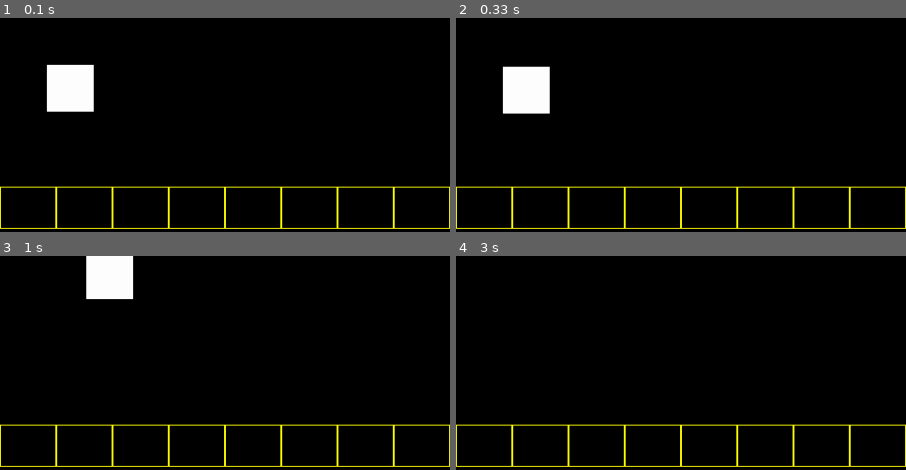
Above: before the commit, frames 1-4 (two rows, left to right).
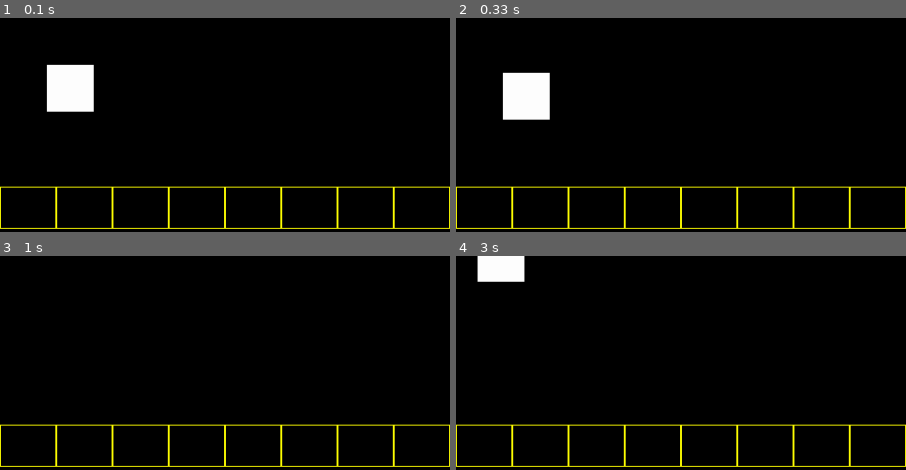
Above: after the commit, the same moments.

Repository: maatheusfp/Pygame-IP
Game: pygame game, started from main.py
Two runs of this game, one before a commit and one after it. Both use one fixed random seed, a clock stepped at 60 frames per second and the inputs below.
Inputs:
- Up to frame 1 (0.1 s): no input
- Up to frame 2 (0.33 s): no input
- Up to frame 3 (1 s): hold Space 0.33-0.8 s; hold Right 0.33-0.8 s
- Up to frame 4 (3 s): hold A 2.33-2.87 s; hold Left from 2.9 s (still down)
The pictures show only the part of the screen within x 0-50%, y 0-50%; the shares and areas given below are measured in that part.

Frame 1 is identical in both runs. In frame 2, 0.7% of the frame differs, in the area x 10-21%, y 22-48%; in frame 3, 2.2%, in the area x 19-30%, y 0-21%; in frame 4, 1.3%.

Commit message:
added new functional keys, changed code structure and clock.tick

Diff:
--- a/character/player.py
+++ b/character/player.py
@@ -2,37 +2,35 @@
 
 class Player():
     def __init__(self, x, y, level):
-        #coordenadas
+        # coordenadas
         self.x = x
         self.y = y
-
-        #movimento
+        # movimento
         self.direcao = pygame.math.Vector2(0,0)
         self.velocidade = 6
         self.gravidade = 0.09
         self.noAr = False
+        # caracteristicas
+        self.rect = pygame.Rect((self.x,self.y),(100,100))
+        # colisao
+        self.posicaoValida = level.posicoesValidas
 
-        #caracteristicas
-        self.rect = pygame.Rect((self.x,self.y),(100,100))
-
-        #colisao
-        self.posicaoValida = level.posicoesValidas
 
     def movimentacao(self):
         velocidadePulo = -6
         """ self.pulando = False """
 
-        if pygame.key.get_pressed()[pygame.K_RIGHT]:
+        if (pygame.key.get_pressed()[pygame.K_RIGHT] or pygame.key.get_pressed()[pygame.K_d]):
             self.direcao.x = 1
 
-        elif pygame.key.get_pressed()[pygame.K_LEFT]:
+        elif pygame.key.get_pressed()[pygame.K_LEFT] or pygame.key.get_pressed()[pygame.K_a]:
             self.direcao.x = -1
 
         else:
             self.direcao.x = 0
 
         #Para não dar um pulo duplo
-        if pygame.key.get_pressed()[pygame.K_SPACE] and not self.noAr:
+        if (pygame.key.get_pressed()[pygame.K_SPACE] or pygame.key.get_pressed()[pygame.K_UP] or pygame.key.get_pressed()[pygame.K_w]) and not self.noAr:
             self.direcao.y = velocidadePulo
             """ self.pulando = True """
 
@@ -40,15 +38,25 @@
             self.y = -velocidadePulo
             self.noAr = True
             self.pulando = False """
+        if pygame.key.get_pressed()[pygame.K_ESCAPE]:
+            pygame.quit()
+            quit()
+
+
+    def new_method(self):
+        return self.x
+
 
     def gravitacao(self):
         self.direcao.y += self.gravidade
         self.rect.y += self.direcao.y
 
+
     def desenhaJogador(self, screen):
         cor = (255, 255, 255)
         pygame.draw.rect(screen, cor, self.rect)
         pygame.display.update()
+
 
     def colisaoHorizontal(self):
         for sprite in self.posicaoValida:
@@ -58,6 +66,7 @@
 
                 elif self.direcao.x > 0:
                     self.direcao.x = -1
+
 
     def colisaoVertical(self):
         for sprite in self.posicaoValida:
--- a/levels/maps.py
+++ b/levels/maps.py
@@ -18,8 +18,8 @@
     def __init__(self,largura, altura):
         self.largura = largura
         self.altura = altura
+        self.posicoesValidas = []
 
-        self.posicoesValidas = []
 
     def desenhar(self):
         self.tela = pygame.display.set_mode((self.largura, self.altura),0)
--- a/main.py
+++ b/main.py
@@ -2,7 +2,8 @@
 from character.player import Player
 from levels.maps import Level1
 
-screenWidth, screenHeight = 1920, 1080
+screenWidth, screenHeight = 1920, 1080 # 1920x1080 (Full HD)
+pg.display.set_caption("Jogo Plataforma") # Nome da janela
 
 pg.init()
 
@@ -11,16 +12,19 @@
 def main():
     level = Level1(screenWidth, screenHeight)
     player = Player(100,100, level)
-    while True:
-        for entrada in pg.event.get():
+    run = True
+    # Loop que executa o jogo
+    while run:
+        for entrada in pg.event.get(): # Faz uma lista de todos os eventos capturados pelo pygame do teclado, mouse, etc.
             if entrada.type == pg.QUIT:
                 pg.quit()
                 exit()
 
-
         level.desenhar()
         player.desenhaJogador(level.tela)
         player.atualiza()
-        clock.tick(30)
+        clock.tick(60)
 
-main()
+
+if __name__ == "__main__":
+    main()
